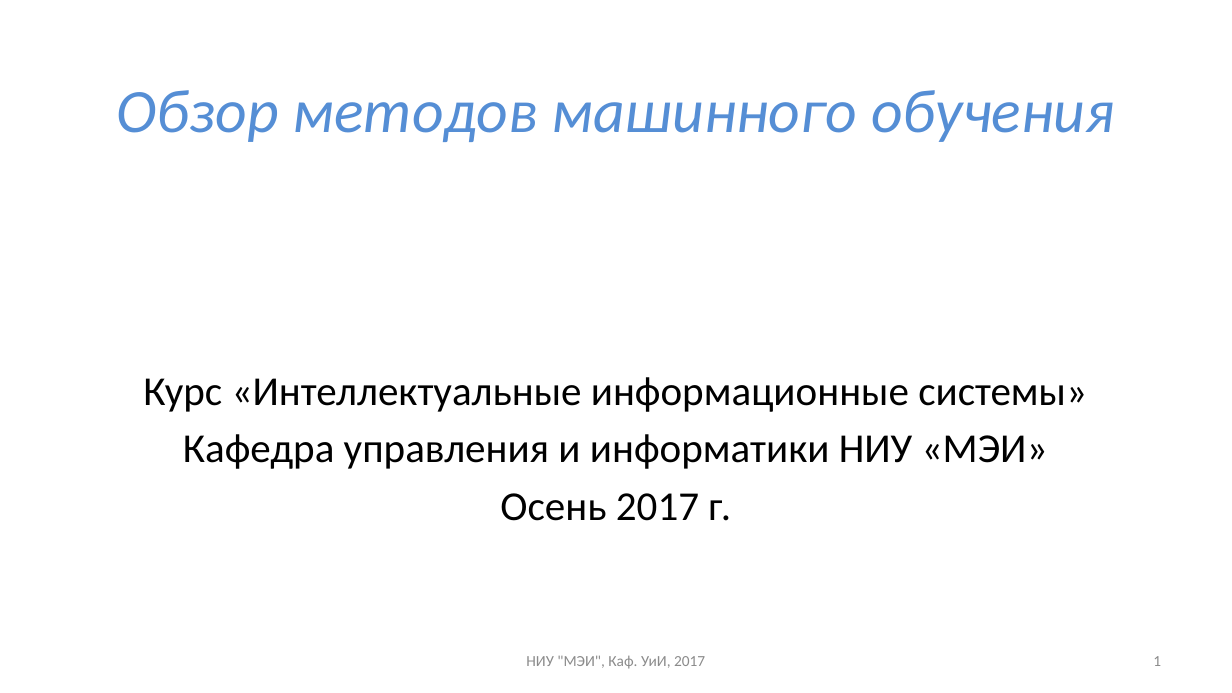
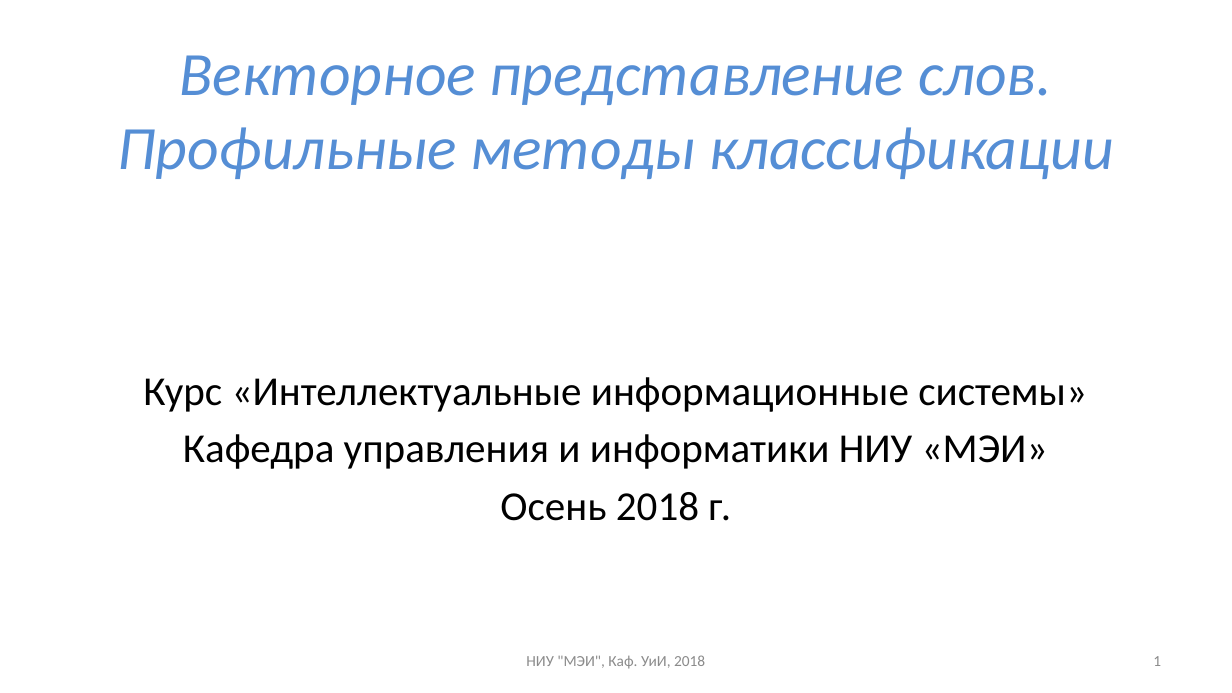
Before and after one commit to uii-mpei/uii-mpei.github.io, a slide deck: slide 1 of study/courses/iis/IIS_lec_5.pptx. Drawn at 1232x693 pixels with LibreOffice and Linux fonts; fonts in the diff are those of the drawing. Boxes give left, top, right and bottom in pixels: in the first picture for what was removed or moved away, otherwise in the second. Text is boxed around its words. In the diff, an @@ line names an element or a change of style, - is before the commit and + after.

```diff
--- a/study/courses/iis/IIS_lec_5.pptx
+++ b/study/courses/iis/IIS_lec_5.pptx
@@ title at (117, 55, 1114, 179): text changed @@
-Обзор методов машинного обучения
+Векторное представление слов.
+Профильные методы классификации
@@ text at (500, 492, 731, 521): text changed @@
-Осень 2017 г.
+Осень 2018 г.
@@ text at (526, 655, 705, 669): text changed @@
-НИУ "МЭИ", Каф. УиИ, 2017
+НИУ "МЭИ", Каф. УиИ, 2018
```
Also in this commit, not shown: 2 other slides changed, 24 slides added, 12 slides removed, 4 other files.
